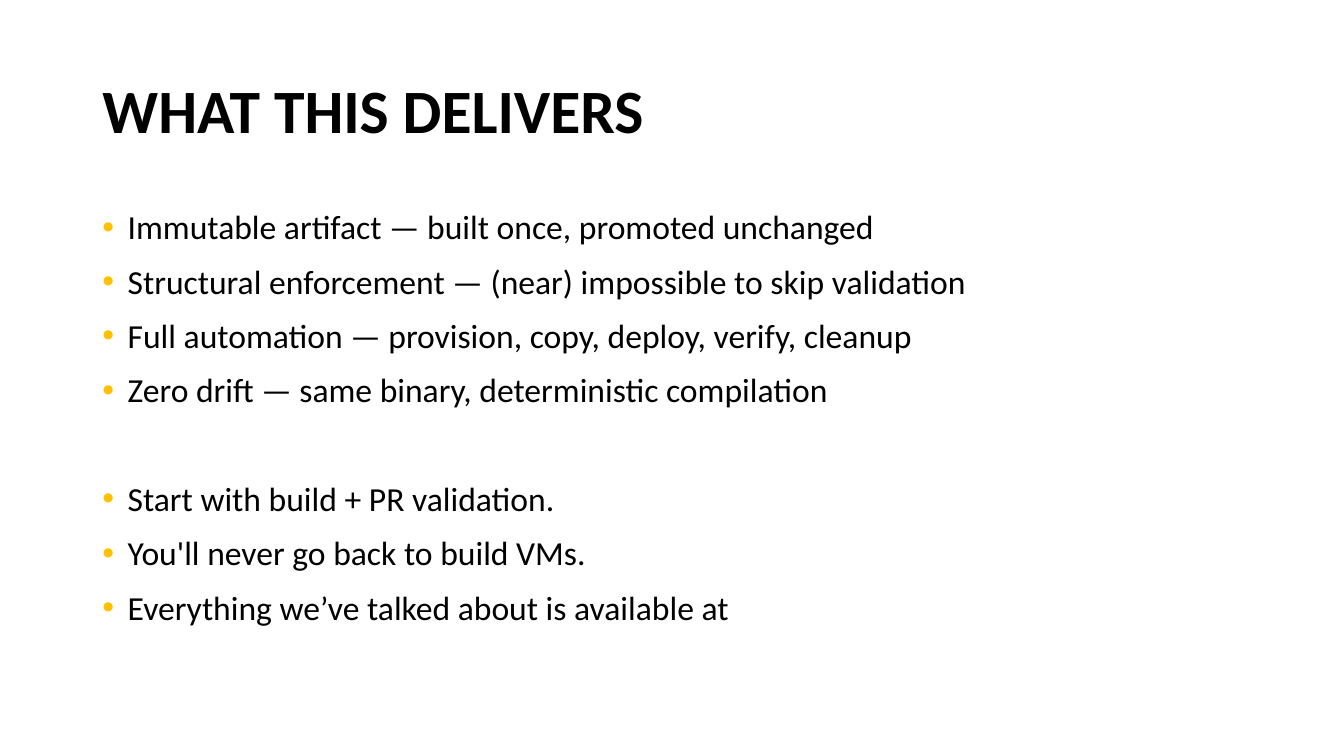
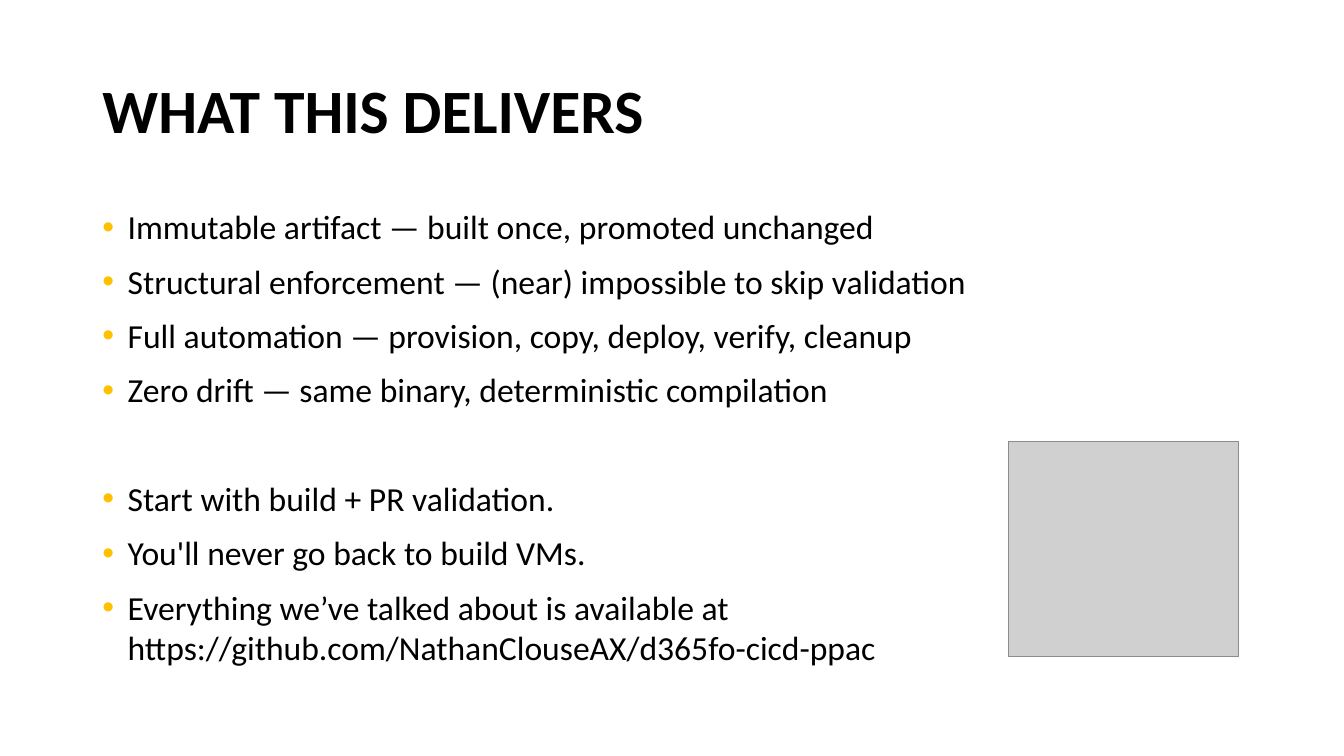
Before and after one commit to NathanClouseAX/d365fo-cicd-ppac, a slide deck: slide 59 of docs/DynamicsMinds 2026 - Immutable Artifacts.pptx. Drawn at 1344x756 pixels with LibreOffice and Linux fonts; fonts in the diff are those of the drawing; grey boxes stand for pictures; background and template pictures are left out. Boxes give left, top, right and bottom in pixels: in the first picture for what was removed or moved away, otherwise in the second. Text is boxed around its words. In the diff, an @@ line names an element or a change of style, - is before the commit and + after.

Commit message:
update presentation

```diff
--- a/docs/DynamicsMinds 2026 - Immutable Artifacts.pptx
+++ b/docs/DynamicsMinds 2026 - Immutable Artifacts.pptx
@@ picture added at (1009, 442, 1239, 657) @@
@@ text at (128, 596, 876, 666): text changed @@
-• Everything we’ve talked about is available at
+• Everything we’ve talked about is available at https://github.com/NathanClouseAX/d365fo-cicd-ppac
```
Also in this commit, not shown: 1 other slide changed.
